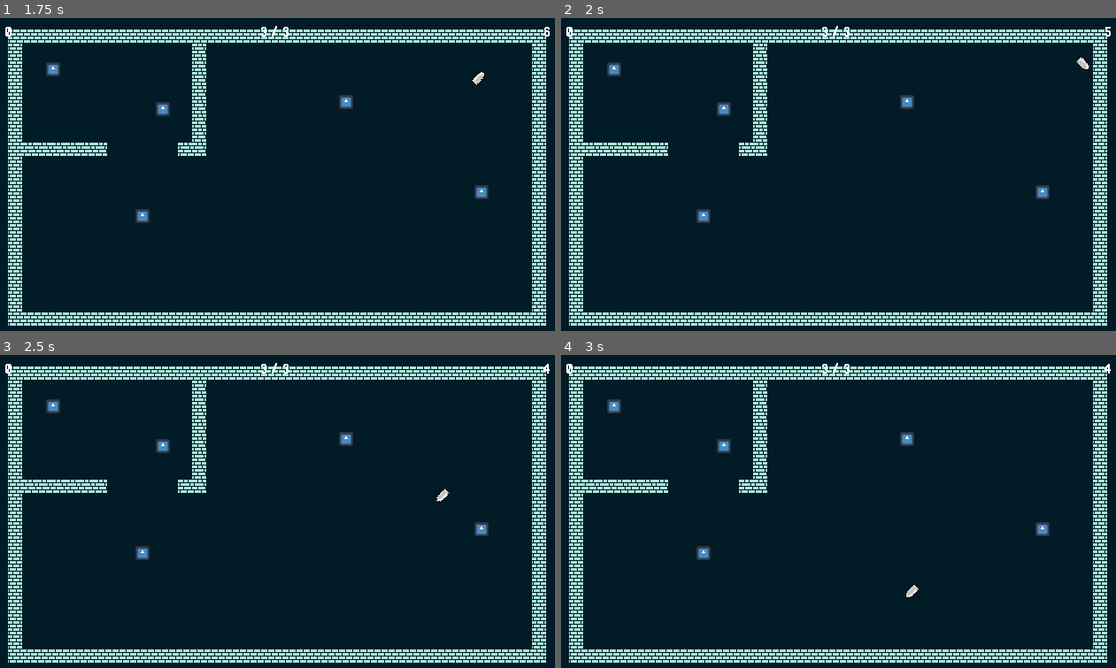
Above: before the commit, frames 1-4 (two rows, left to right).
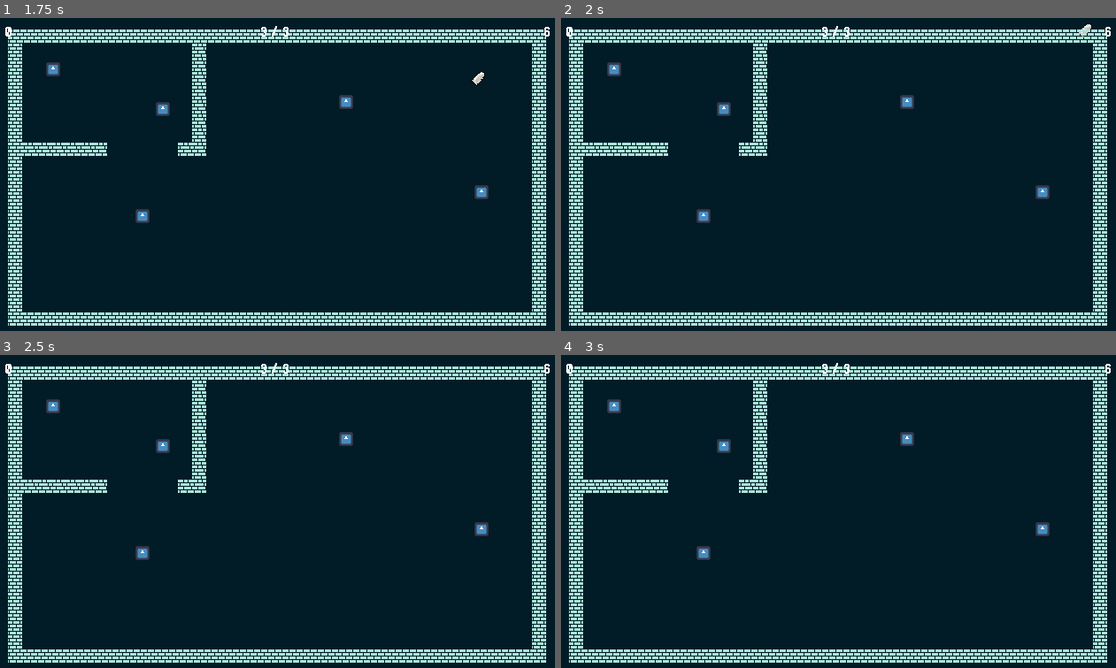
Above: after the commit, the same moments.

Repository: Thomas-Fortier/PirateJam2025
Game: Godot game, scene res://levels/playground_tom.tscn
Two runs of this game, one before a commit and one after it. Both use one fixed random seed, a clock stepped at 60 frames per second and the inputs below. This scene is started directly instead of the project's main scene. The engine's default icon, where the game draws it, is replaced by a stand-in: a white triangle on a blue panel in a dark square.
Inputs (mouse positions are in pixels of both pictures, inside the frame that each line leads up to):
- Up to frame 1 (1.75 s): tap Enter at 0.5 s; move the mouse to (399, 158) at 0.52 s; click (399, 158) at 0.6 s; move the mouse to (166, 190) at 1.27 s; click (166, 190) at 1.35 s
- Up to frame 2 (2 s): no input
- Up to frame 3 (2.5 s): move the mouse to (333, 442) at 2.02 s; click (333, 442) at 2.1 s
- Up to frame 4 (3 s): tap Space at 2.75 s; move the mouse to (810, 574) at 2.77 s; click (810, 574) at 2.85 s

Frame 1 is identical in both runs. In frame 2, 0.1% of the frame differs, in the area x 92-100%, y 1-17%; in frame 3, less than 0.1%; in frame 4, less than 0.1%.

Commit message:
Deleted unused files, renamed files to conform with naming conventions and modified shrapnel collision.

Diff:
--- a/src/entities/bullet/bullet.tscn
+++ b/src/entities/bullet/bullet.tscn
@@ -1,9 +1,10 @@
 [gd_scene load_steps=3 format=3 uid="uid://bthni1oqodncp"]
 
 [ext_resource type="Script" path="res://entities/bullet/bullet.gd" id="1_eus8a"]
-[ext_resource type="Texture2D" uid="uid://d00eh6uvl7auh" path="res://entities/bullet/Bulletv4.png" id="2_wspel"]
+[ext_resource type="Texture2D" uid="uid://d00eh6uvl7auh" path="res://entities/bullet/bullet.png" id="2_wspel"]
 
 [node name="Bullet" type="CharacterBody2D"]
+collision_mask = 6
 script = ExtResource("1_eus8a")
 
 [node name="Collider" type="CollisionPolygon2D" parent="."]
--- a/src/entities/enemies/moving/moving_enemy.tscn
+++ b/src/entities/enemies/moving/moving_enemy.tscn
@@ -7,6 +7,8 @@
 size = Vector2(16, 16)
 
 [node name="MovingEnemy" type="CharacterBody2D"]
+collision_layer = 2
+collision_mask = 13
 script = ExtResource("1_ttw8a")
 
 [node name="Collider" type="CollisionShape2D" parent="."]
--- a/src/entities/enemies/stationary/stationary_enemy.tscn
+++ b/src/entities/enemies/stationary/stationary_enemy.tscn
@@ -7,6 +7,8 @@
 size = Vector2(16, 16)
 
 [node name="StationaryEnemy" type="CharacterBody2D"]
+collision_layer = 2
+collision_mask = 13
 script = ExtResource("1_ma8hv")
 
 [node name="Collider" type="CollisionShape2D" parent="."]
--- a/src/entities/exploding_barrel/exploding_barrel.gd
+++ b/src/entities/exploding_barrel/exploding_barrel.gd
@@ -16,7 +16,7 @@
 		explode()
 
 # Called every frame. 'delta' is the elapsed time since the previous frame.
-func _process(delta: float) -> void:
+func _process(_delta: float) -> void:
 	pass
 
 func explode():
--- a/src/entities/exploding_barrel/exploding_barrel.tscn
+++ b/src/entities/exploding_barrel/exploding_barrel.tscn
@@ -1,7 +1,7 @@
 [gd_scene load_steps=4 format=3 uid="uid://cvts5e1hrop0n"]
 
 [ext_resource type="Script" path="res://entities/exploding_barrel/exploding_barrel.gd" id="1_asrbp"]
-[ext_resource type="Texture2D" uid="uid://plxwejagx8fa" path="res://entities/exploding_barrel/Barrel_MonochromeV1.png" id="1_mi0l6"]
+[ext_resource type="Texture2D" uid="uid://plxwejagx8fa" path="res://entities/exploding_barrel/exploding_barrel.png" id="1_mi0l6"]
 [ext_resource type="PackedScene" uid="uid://d07o2ymbkswk0" path="res://entities/shrapnel/shrapnel.tscn" id="2_n1njm"]
 
 [node name="ExplodingBarrel" type="Area2D"]
--- a/src/entities/shrapnel/shrapnel.gd
+++ b/src/entities/shrapnel/shrapnel.gd
@@ -13,7 +13,7 @@
 	queue_free()
 
 # Called every frame. 'delta' is the elapsed time since the previous frame.
-func _process(delta: float) -> void:
+func _process(_delta: float) -> void:
 	pass
 
 func _on_body_entered(body):
@@ -21,6 +21,6 @@
 	if body is CharacterBody2D:
 		if body.has_method("kill"):
 			body.kill()
-		queue_free()
+			queue_free()
 	elif body is StaticBody2D or body is TileMapLayer:
 		queue_free()
--- a/src/entities/shrapnel/shrapnel.tscn
+++ b/src/entities/shrapnel/shrapnel.tscn
@@ -1,9 +1,11 @@
 [gd_scene load_steps=3 format=3 uid="uid://d07o2ymbkswk0"]
 
-[ext_resource type="Texture2D" uid="uid://ccp2jbb4fw1c7" path="res://entities/shrapnel/Shrapnelv1.png" id="1_qbs13"]
+[ext_resource type="Texture2D" uid="uid://ccp2jbb4fw1c7" path="res://entities/shrapnel/shrapnel.png" id="1_qbs13"]
 [ext_resource type="Script" path="res://entities/shrapnel/shrapnel.gd" id="1_vnj2v"]
 
 [node name="Shrapnel" type="RigidBody2D"]
+collision_layer = 8
+collision_mask = 6
 gravity_scale = 0.0
 script = ExtResource("1_vnj2v")
 
--- a/src/levels/playground_jon.tscn
+++ b/src/levels/playground_jon.tscn
@@ -7,6 +7,8 @@
 [ext_resource type="PackedScene" uid="uid://dvvs8ou2s3603" path="res://entities/enemies/stationary/stationary_enemy.tscn" id="5_wt6bq"]
 [ext_resource type="Script" path="res://entities/enemies/moving/moving_enemy.gd" id="6_wlcvq"]
 [ext_resource type="PackedScene" uid="uid://cvts5e1hrop0n" path="res://entities/exploding_barrel/exploding_barrel.tscn" id="7_hssgc"]
+
+[sub_resource type="PhysicsMaterial" id="PhysicsMaterial_rd1pp"]
 
 [sub_resource type="TileSetAtlasSource" id="TileSetAtlasSource_4apkj"]
 texture = ExtResource("2_ibj78")
@@ -385,9 +387,14 @@
 11:14/0 = 0
 12:14/0 = 0
 
+[sub_resource type="TileSetScenesCollectionSource" id="TileSetScenesCollectionSource_dke6k"]
+
 [sub_resource type="TileSet" id="TileSet_4c14s"]
-physics_layer_0/collision_layer = 1
+physics_layer_0/collision_layer = 4
+physics_layer_0/collision_mask = 11
+physics_layer_0/physics_material = SubResource("PhysicsMaterial_rd1pp")
 sources/0 = SubResource("TileSetAtlasSource_4apkj")
+sources/1 = SubResource("TileSetScenesCollectionSource_dke6k")
 
 [node name="PlaygroundJon" type="Node2D"]
 
@@ -420,6 +427,8 @@
 
 [node name="MovingEnemy" parent="." instance=ExtResource("5_wt6bq")]
 position = Vector2(215, 239)
+collision_layer = 3
+collision_mask = 3
 floor_constant_speed = true
 script = ExtResource("6_wlcvq")
 speed = 3000.0
@@ -432,6 +441,8 @@
 [node name="StationaryEnemy2" parent="." instance=ExtResource("5_wt6bq")]
 z_index = 2
 position = Vector2(357, 166)
+collision_layer = 3
+collision_mask = 3
 
 [node name="ExplodingBarrel" parent="." instance=ExtResource("7_hssgc")]
 position = Vector2(317, 205)
Binary file removed: src/entities/bullet/Bulletv2.png
Binary file removed: src/entities/bullet/Bulletv3.png
Not shown, removed: src/entities/bullet/Bulletv3.png.import
Binary file removed: src/entities/bullet/Bulletv4.png
Not shown, removed: src/entities/bullet/Bulletv4.png.import
Binary file changed: src/entities/bullet/bullet.png
Not shown, changed: src/entities/bullet/bullet.png.import
Renamed: src/entities/exploding_barrel/Barrel_MonochromeV1.png -> src/entities/exploding_barrel/exploding_barrel.png
Not shown, changed: src/entities/exploding_barrel/exploding_barrel.png.import
Not shown, removed: src/entities/shrapnel/Shrapnelv1.png.import
Renamed: src/entities/shrapnel/Shrapnelv1.png -> src/entities/shrapnel/shrapnel.png
Not shown, changed: src/entities/shrapnel/shrapnel.png.import
(and 1 more such lines)
